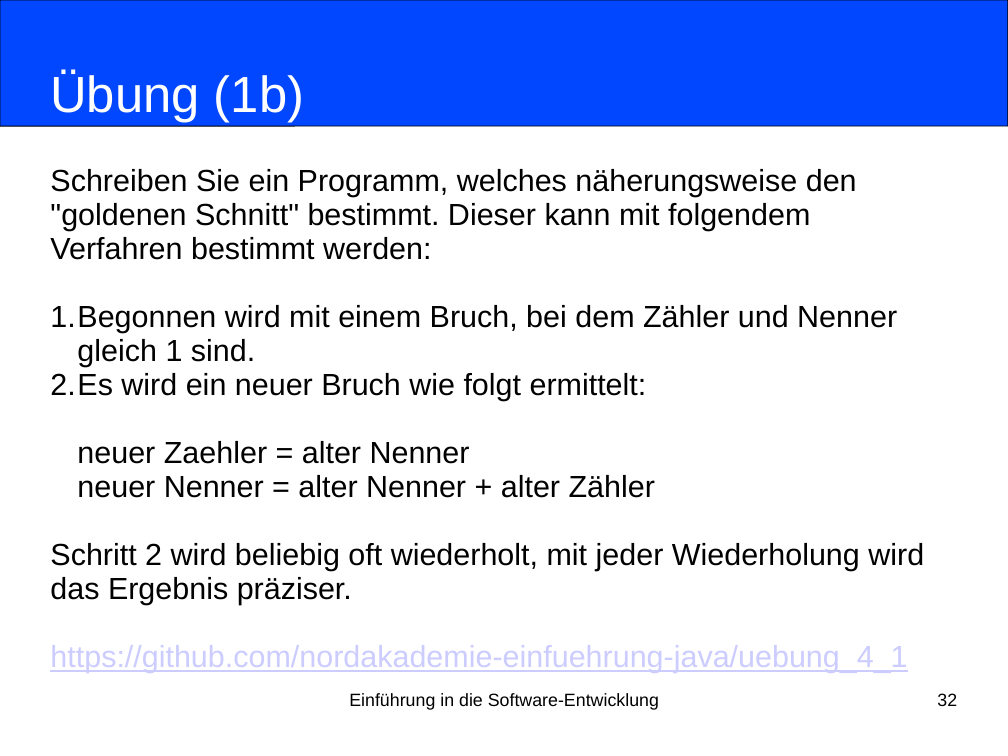
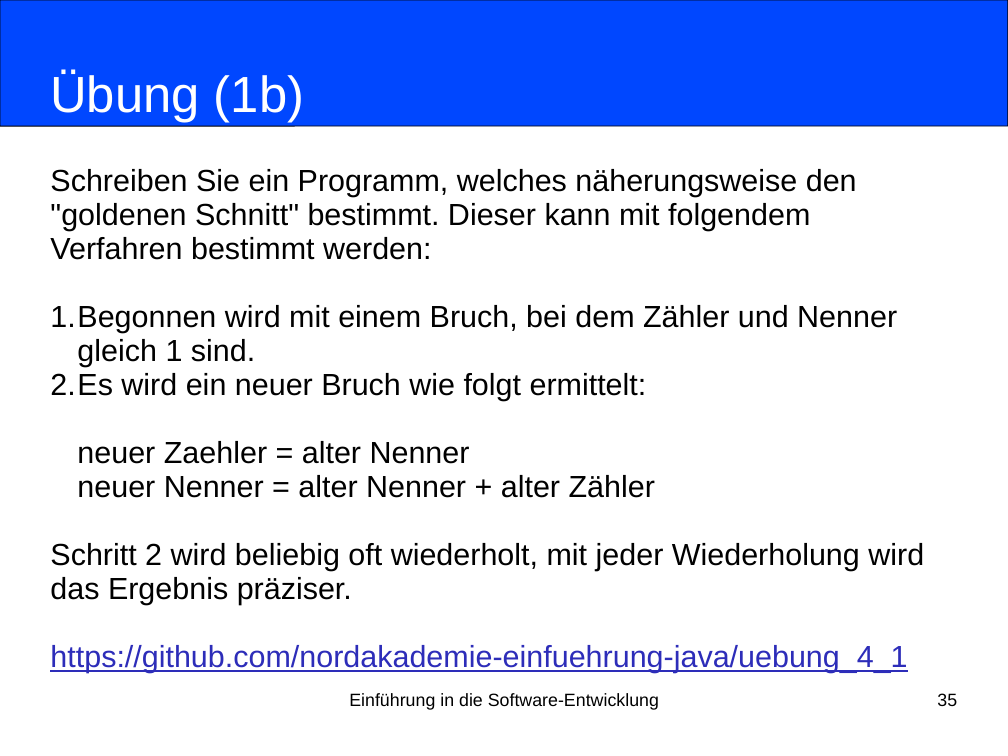
Before and after one commit to nordakademie-einfuehrung-java/vorlesungsskript, a slide deck: slide 35 of folien/Semester_03_Termin_04_Kapitel04.pptx (slide 32 before the commit). Drawn at 1008x756 pixels with LibreOffice and Linux fonts; fonts in the diff are those of the drawing. Boxes give left, top, right and bottom in pixels: in the first picture for what was removed or moved away, otherwise in the second. Text is boxed around its words. In the diff, an @@ line names an element or a change of style, - is before the commit and + after.

Commit message:
github uebungen hinzugefuegt

```diff
--- a/folien/Semester_03_Termin_04_Kapitel04.pptx
+++ b/folien/Semester_03_Termin_04_Kapitel04.pptx
@@ subtitle at (50,645,907,673): text colour #CCCCFF to #2D2DB9 in "https://github.com/nordakademie-einfuehrung-java/uebung_4_1" @@
@@ page number at (937,693,957,706): text changed @@
-32
+35
```
Also in this commit, not shown: 2 other slides changed, 3 slides added.
